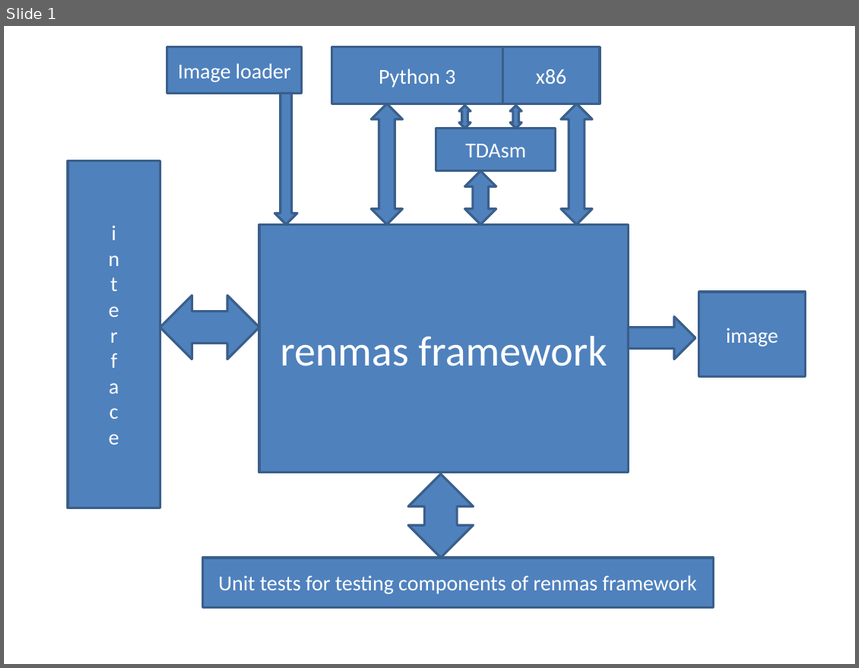
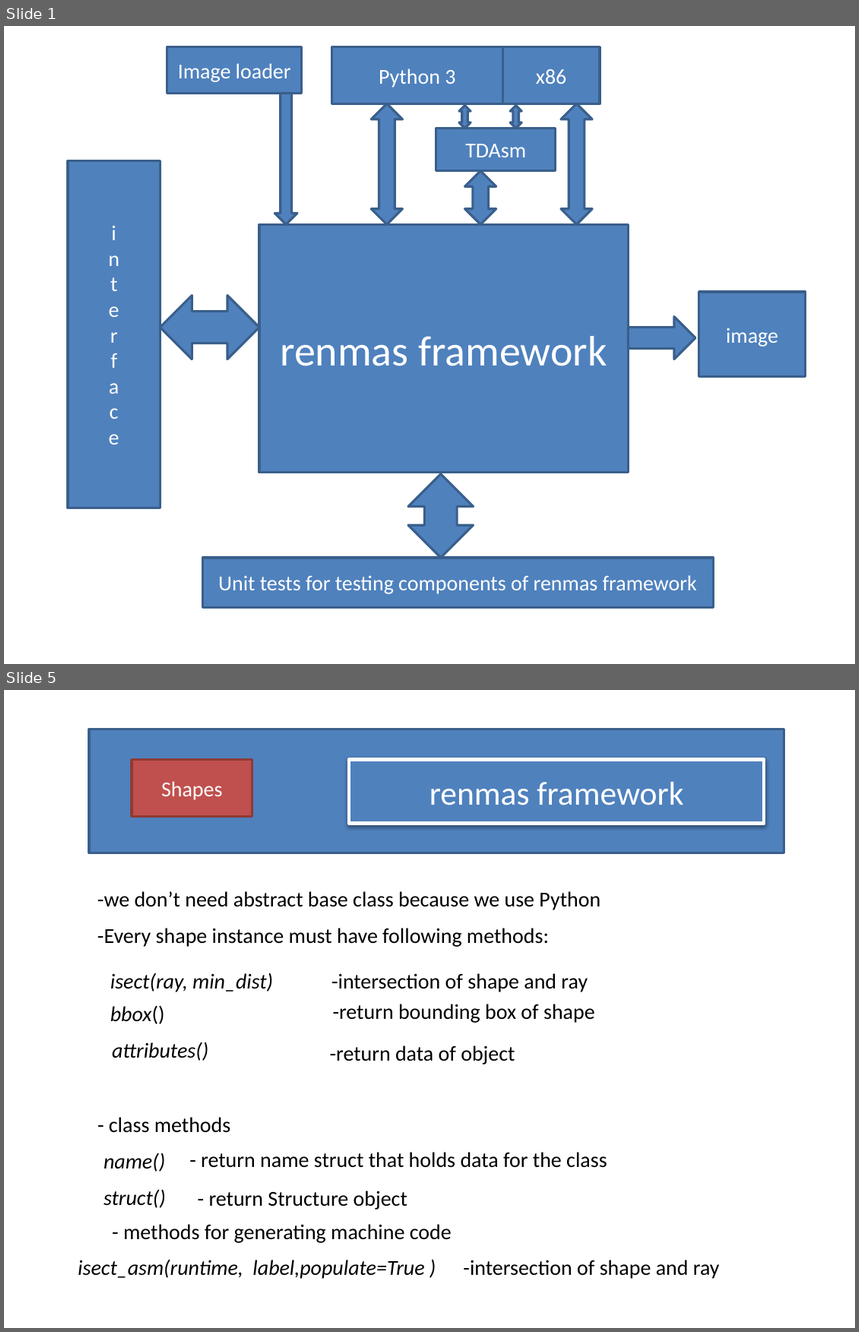
Before and after one commit to mario007/renmas, a slide deck: renmas.pptx. Shown one above the other, each under a label of ours: slide 1 before the commit, slides 1 and 5 after it; the slides between them are not shown. The pictures are 859x668 and 859x1332 pixels, drawn with LibreOffice and Linux fonts; fonts in the diff are those of the drawing. Boxes give left, top, right and bottom in pixels: in the first picture for what was removed or moved away, otherwise in the second. Text is boxed around its words. In the diff, an @@ line names an element or a change of style, - is before the commit and + after.

Commit message:
Improving shape classes.

```diff
--- a/renmas.pptx
+++ b/renmas.pptx
@@ slide 5 added at (4, 690, 855, 1328), background #FFFFFF @@
@@ rectangle added at (89, 730, 785, 853), fill #4F81BD, outline #3A5F8C 2 pt @@
@@ rectangle added at (132, 760, 253, 817), fill #C0504D, outline #8E3B39 2 pt, 18 pt, text #FFFFFF @@
+Shapes
@@ rectangle added at (349, 760, 764, 824), fill #4F81BD, outline #FFFFFF 3 pt, 28 pt, text #FFFFFF @@
+renmas framework
@@ text added at (97, 891, 601, 910), 18 pt, text #000000 @@
+-we don’t need abstract base class because we use Python
@@ text added at (97, 928, 549, 947), 18 pt, text #000000 @@
+-Every shape instance must have following methods:
@@ text added at (110, 973, 273, 992), 18 pt, text #000000, italic @@
+isect(ray, min_dist)
@@ text added at (332, 973, 588, 992), 18 pt, text #000000 @@
+-intersection of shape and ray
@@ text added at (110, 1005, 165, 1024), 18 pt, text #000000, italic @@
+bbox()
@@ text added at (333, 1004, 595, 1023), 18 pt, text #000000 @@
+-return bounding box of shape
@@ text added at (112, 1042, 208, 1061), 18 pt, text #000000, italic @@
+attributes()
@@ text added at (330, 1046, 515, 1065), 18 pt, text #000000 @@
+-return data of object
@@ text added at (109, 1117, 231, 1133), 18 pt, text #000000 @@
+- class methods
@@ text added at (104, 1153, 165, 1172), 18 pt, text #000000, italic @@
+name()
@@ text added at (201, 1152, 607, 1168), 18 pt, text #000000 @@
+- return name struct that holds data for the class
@@ text added at (104, 1189, 166, 1208), 18 pt, text #000000, italic @@
+struct()
@@ text added at (209, 1191, 408, 1210), 18 pt, text #000000 @@
+- return Structure object
@@ text added at (123, 1224, 452, 1243), 18 pt, text #000000 @@
+- methods for generating machine code
@@ text added at (78, 1259, 424, 1279), 18 pt, text #000000, italic @@
+isect_asm(runtime, label,populate=True )
@@ text added at (463, 1260, 720, 1279), 18 pt, text #000000 @@
+-intersection of shape and ray
```
Also in this commit, not shown: 3 other slides added, 13 other files.
